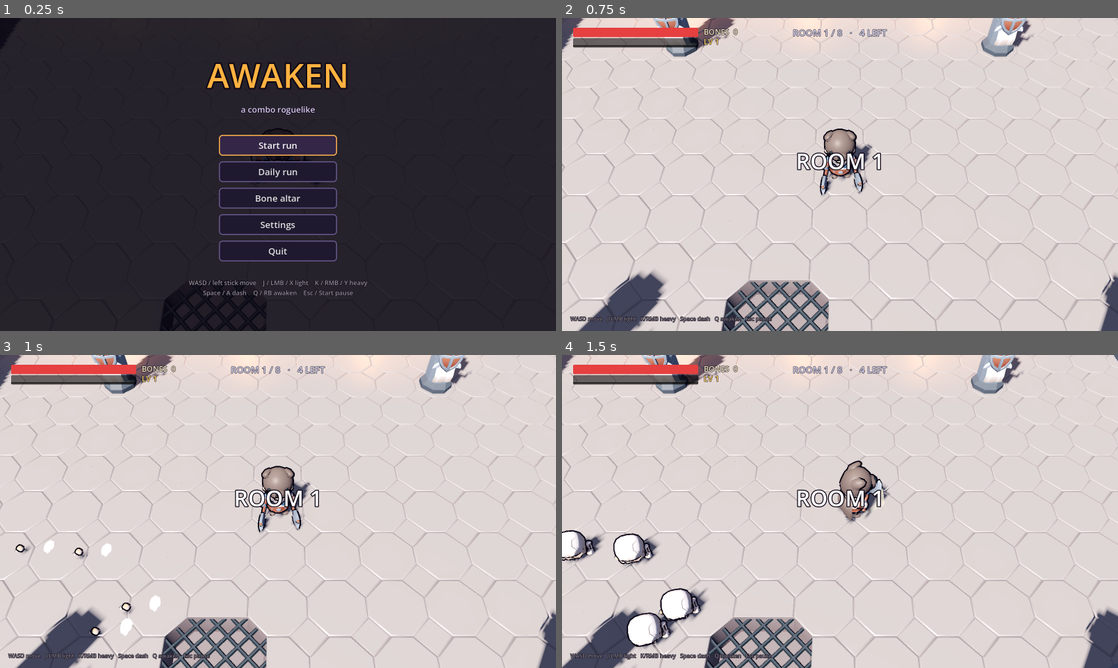
Above: before the commit, frames 1-4 (two rows, left to right).
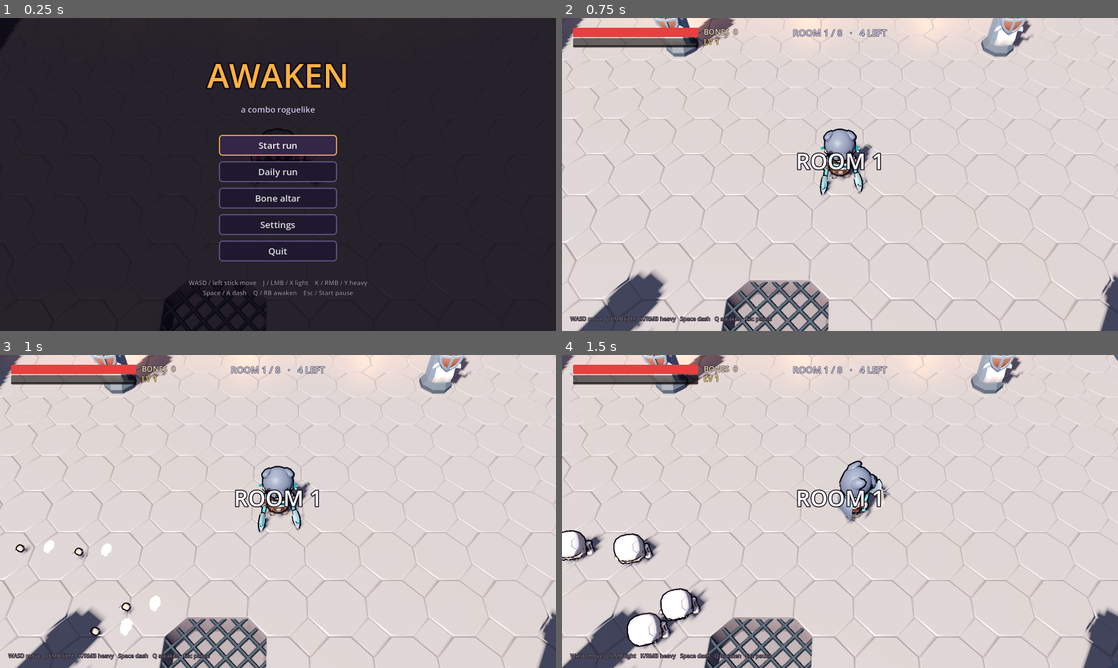
Above: after the commit, the same moments.

Repository: zakpruitt/no-name-game
Game: Godot game, scene res://scenes/main.tscn
Two runs of this game, one before a commit and one after it. Both use one fixed random seed, a clock stepped at 60 frames per second and the inputs below.
Inputs (mouse positions are in pixels of both pictures, inside the frame that each line leads up to):
- Up to frame 1 (0.25 s): no input
- Up to frame 2 (0.75 s): click "Start run" at 0.5 s
- Up to frame 3 (1 s): no input
- Up to frame 4 (1.5 s): tap Enter (restart) at 1.25 s; move the mouse to (962, 495) at 1.27 s; hold D (move_right) from 1.28 s (still down); tap Q (awaken) at 1.35 s; click (962, 495) at 1.42 s

The runs differ from the first frame. In frame 2, 0.6% of the frame differs, in the area x 4-54%, y 1-96%; in frame 3, 0.5%; in frame 4, 0.6%, in the area x 0-57%, y 13-98%.

Commit message:
feat: shaman look for the hero
Recolour the Barbarian into a wolf-pelt shaman (generated texture), add
feathers, a bead-and-fang necklace and glowing axe runes. Awakening is
ancestral gold until an Ascendancy recolours it, with element motes.
Adds tests/hero_preview.gd.

Diff:
--- a/scripts/ascendancy.gd
+++ b/scripts/ascendancy.gd
@@ -18,7 +18,7 @@
 		"desc": "Faster, quicker dashes, lightning every 3rd hit",
 		"speed": 1.25, "dash_cd": 0.5, "strike_every": 3, "strike_damage": 10.0, "strike_radius": 1.8,
 		"tempest_time": 2.2, "tempest_radius": 6.5, "tempest_pull": 7.0, "tempest_strikes": 8, "tempest_damage": 10.0},
-	"earth": {"name": "Earth", "title": "MAGMA ASCENDANT", "color": Color(1.0, 0.42, 0.12), "finisher": "Eruption",
+	"earth": {"name": "Earth", "title": "MAGMA ASCENDANT", "color": Color(1.0, 0.3, 0.08), "finisher": "Eruption",
 		"desc": "Tougher, heavy moves leave burning magma",
 		"armor": 0.45, "magma_damage": 5.0, "magma_tick": 0.4, "magma_time": 3.0, "magma_radius": 1.5,
 		"volcano_time": 2.6, "volcano_bombs": 12, "volcano_range": 8.0, "bomb_damage": 14.0, "bomb_radius": 2.2},
@@ -27,8 +27,8 @@
 		"chill_time": 2.0, "chill_slow": 0.55, "freeze_hits": 4, "freeze_time": 1.6, "shatter_mult": 1.5,
 		"glacier_radius": 6.5, "glacier_damage": 16.0, "glacier_freeze": 2.5, "glacier_spikes": 18},
 }
-## Awakening colour before an Ascendancy is chosen.
-const BASE_COLOR := Color(1.0, 0.55, 0.15)
+## Awakening colour before an Ascendancy is chosen (ancestral gold).
+const BASE_COLOR := Color(1.0, 0.78, 0.3)
 ## Moves that count as heavy for Earth's magma pools.
 const HEAVY_MOVES := ["H", "LH", "LLH", "CH", "AF"]
 
--- /dev/null
+++ b/scripts/hero_look.gd
@@ -0,0 +1,99 @@
+extends RefCounted
+## The shaman's look on top of the KayKit Barbarian: the recoloured texture
+## (tools/gen_shaman_texture.gd), feathers on the pelt hood, a bead-and-fang
+## necklace, and runes that shimmer on the axes. Positions are in the bone's
+## space; tune them with tests/hero_preview.gd.
+
+const TEXTURE := preload("res://assets/hero/shaman_texture.png")
+const RUNE_COLOR := Color(0.35, 0.95, 0.85)  # axe runes at rest (Awakening recolours the whole body)
+const RUNE_INTENSITY := 1.2
+const AXES := ["1H_Axe", "1H_Axe_Offhand"]
+const FEATHER_COLOR := Color(0.12, 0.55, 0.55)
+const FEATHER_TIP := Color(0.95, 0.93, 0.88)
+const BEAD_COLORS := [Color(0.92, 0.88, 0.78), Color(0.25, 0.78, 0.72)]  # bone, turquoise
+# [bone, position, rotation (degrees)] for each feather
+const FEATHERS := [
+	["head", Vector3(0.52, 0.42, -0.12), Vector3(15, 0, -150)],
+	["head", Vector3(0.56, 0.5, -0.02), Vector3(5, 0, -165)],
+	["head", Vector3(-0.52, 0.42, -0.12), Vector3(15, 0, 150)],
+]
+const NECKLACE_BONE := "chest"
+const NECKLACE_CENTER := Vector3(0.0, 0.3, 0.33)
+const NECKLACE_RADIUS := 0.26
+const NECKLACE_BEADS := 9
+
+static var _retextured := {}  # source material -> copy with the shaman texture
+
+
+## Dress `model` (a Barbarian.glb instance). Call before Fx.outline.
+static func dress(model: Node3D) -> void:
+	for mi: MeshInstance3D in model.find_children("*", "MeshInstance3D", true, false):
+		if mi.mesh == null:
+			continue
+		for i in mi.mesh.get_surface_count():
+			var src := mi.get_active_material(i)
+			if src is BaseMaterial3D:
+				if not _retextured.has(src):
+					var copy: BaseMaterial3D = src.duplicate()
+					copy.albedo_texture = TEXTURE
+					_retextured[src] = copy
+				mi.set_surface_override_material(i, _retextured[src])
+		if mi.name in AXES:
+			var rune: ShaderMaterial = Fx.rim_material().duplicate()
+			rune.set_shader_parameter("glow_color", RUNE_COLOR)
+			rune.set_shader_parameter("intensity", RUNE_INTENSITY)
+			mi.set_meta("rest_overlay", rune)
+			mi.material_overlay = rune
+	var skel: Skeleton3D = model.find_children("*", "Skeleton3D", true, false)[0]
+	for f: Array in FEATHERS:
+		_attach(skel, f[0], _feather(), f[1], f[2])
+	var beads := Node3D.new()
+	for i in NECKLACE_BEADS:
+		var t := float(i) / (NECKLACE_BEADS - 1)
+		var ang := lerpf(-1.1, 1.1, t)
+		var fang := i == NECKLACE_BEADS / 2
+		var b := MeshInstance3D.new()
+		var s := SphereMesh.new()
+		s.radius = 0.045 if not fang else 0.04
+		s.height = s.radius * (2.0 if not fang else 4.5)
+		b.mesh = s
+		b.material_override = _mat(BEAD_COLORS[0] if fang or i % 2 == 0 else BEAD_COLORS[1])
+		b.position = Vector3(sin(ang) * NECKLACE_RADIUS, -absf(sin(ang)) * 0.06 - (0.06 if fang else 0.0), cos(ang) * NECKLACE_RADIUS * 0.6)
+		beads.add_child(b)
+	_attach(skel, NECKLACE_BONE, beads, NECKLACE_CENTER, Vector3.ZERO)
+
+
+static func _feather() -> Node3D:
+	var f := Node3D.new()
+	var vane := MeshInstance3D.new()
+	var s := SphereMesh.new()
+	s.radius = 0.5
+	s.height = 1.0
+	vane.mesh = s
+	vane.scale = Vector3(0.11, 0.42, 0.025)
+	vane.position.y = 0.2
+	vane.material_override = _mat(FEATHER_COLOR)
+	f.add_child(vane)
+	var tip := MeshInstance3D.new()
+	tip.mesh = s
+	tip.scale = Vector3(0.08, 0.12, 0.03)
+	tip.position.y = 0.38
+	tip.material_override = _mat(FEATHER_TIP)
+	f.add_child(tip)
+	return f
+
+
+static func _attach(skel: Skeleton3D, bone: String, node: Node3D, pos: Vector3, rot_deg: Vector3) -> void:
+	var at := BoneAttachment3D.new()
+	at.bone_name = bone
+	skel.add_child(at)
+	node.position = pos
+	node.rotation_degrees = rot_deg
+	at.add_child(node)
+
+
+static func _mat(c: Color) -> StandardMaterial3D:
+	var m := StandardMaterial3D.new()
+	m.albedo_color = c
+	m.roughness = 0.8
+	return m
--- a/scripts/player.gd
+++ b/scripts/player.gd
@@ -12,6 +12,7 @@
 
 const MODEL := preload("res://assets/kaykit/characters/Barbarian.glb")
 const TRAIL := preload("res://scripts/weapon_trail.gd")
+const HERO_LOOK := preload("res://scripts/hero_look.gd")
 const TRAIL_MESHES := ["1H_Axe", "1H_Axe_Offhand"]
 const HIDDEN_MESHES := ["Barbarian_Round_Shield", "2H_Axe", "Mug"]
 const LOOPING := ["Idle", "Running_A", "2H_Melee_Idle"]
@@ -153,6 +154,8 @@
 var element_procs := 0  # lightning strikes, magma pools, freezes (autotest)
 var _wind_hits := 0
 var _aura: CPUParticles3D
+var _meshes: Array[Node] = []
+var _awaken_rim: ShaderMaterial
 var _trails: Array = []
 var _ghost_t := 0.0
 var _since_dash := 99.0
@@ -183,7 +186,10 @@
 
 	model = MODEL.instantiate()
 	add_child(model)
+	HERO_LOOK.dress(model)
 	Fx.outline(model)
+	_meshes = model.find_children("*", "MeshInstance3D", true, false)
+	_awaken_rim = Fx.rim_material().duplicate()
 	for mi in model.find_children("*", "MeshInstance3D", true, false):
 		if mi.name in HIDDEN_MESHES:
 			mi.visible = false
@@ -219,7 +225,9 @@
 	dot.radius = 0.06
 	dot.height = 0.12
 	_aura.mesh = dot
-	_aura.material_override = Ascendancy.glow_mat(Color.WHITE)
+	var aura_mat := Ascendancy.glow_mat(Color.WHITE)
+	aura_mat.vertex_color_use_as_albedo = true
+	_aura.material_override = aura_mat
 	_aura.position.y = 1.0
 	add_child(_aura)
 	add_child(_awaken_light)
@@ -245,6 +253,10 @@
 
 func _physics_process(delta: float) -> void:
 	_tick_timers(delta)
+	# Fx.flash clears overlays on hit; put the Awakening rim or axe runes back.
+	for mi: MeshInstance3D in _meshes:
+		if mi.material_overlay == null and (awakened or mi.has_meta("rest_overlay")):
+			mi.material_overlay = _awaken_rim if awakened else _rest_overlay(mi)
 	_read_input()
 
 	if not is_on_floor():
@@ -844,6 +856,11 @@
 			e.take_hit(10.0, to.normalized() * 12.0, 5.0, true)
 
 
+## The overlay a mesh wears when not Awakened (HERO_LOOK's axe runes), or null.
+func _rest_overlay(mi: MeshInstance3D) -> Material:
+	return mi.get_meta("rest_overlay") if mi.has_meta("rest_overlay") else null
+
+
 ## A tuning number of the chosen Ascendancy path, or `fallback` without one.
 func _path(key: String, fallback: float) -> float:
 	return Ascendancy.PATHS[ascendancy].get(key, fallback) if ascendancy != "" else fallback
@@ -920,12 +937,9 @@
 	tw.tween_property(_awaken_light, "light_energy", 3.0 if on else 0.0, 0.2)
 	var c := Ascendancy.color(ascendancy)
 	_awaken_light.light_color = c
-	var rim: ShaderMaterial = Fx.rim_material()
-	if ascendancy != "":
-		rim = rim.duplicate()
-		rim.set_shader_parameter("glow_color", c)
-	for mi in model.find_children("*", "MeshInstance3D", true, false):
-		mi.material_overlay = rim if on else null
+	_awaken_rim.set_shader_parameter("glow_color", c)
+	for mi: MeshInstance3D in _meshes:
+		mi.material_overlay = _awaken_rim if on else _rest_overlay(mi)
 	for trail in _trails:
 		trail.color = Color(c, 0.9) if on else Color(1.0, 0.95, 0.8, 0.8)
 	_aura.color = c
--- /dev/null
+++ b/tests/hero_preview.gd
@@ -0,0 +1,46 @@
+extends SceneTree
+## Close-up of the hero for look changes: front and back, then Awakened in
+## each Ascendancy (base, wind, earth, water). Saves user://hero_preview.png.
+## Run: godot --path . -s tests/hero_preview.gd
+
+func _initialize() -> void:
+	await process_frame
+	get_root().get_node("Game").save_hints = false
+	var root3d := Node3D.new()
+	get_root().add_child(root3d)
+	var env := WorldEnvironment.new()
+	env.environment = Environment.new()
+	env.environment.background_mode = Environment.BG_COLOR
+	env.environment.background_color = Color(0.16, 0.14, 0.2)
+	env.environment.ambient_light_source = Environment.AMBIENT_SOURCE_COLOR
+	env.environment.ambient_light_color = Color(0.6, 0.6, 0.65)
+	root3d.add_child(env)
+	var cam := Camera3D.new()
+	root3d.add_child(cam)
+	cam.fov = 32.0
+	cam.look_at_from_position(Vector3(0, 3.2, 9.5), Vector3(0, 1.0, 0), Vector3.UP)
+	var light := DirectionalLight3D.new()
+	root3d.add_child(light)
+	light.rotation_degrees = Vector3(-40, 25, 0)
+	var floor_mesh := MeshInstance3D.new()
+	var pm := PlaneMesh.new()
+	pm.size = Vector2(30, 30)
+	floor_mesh.mesh = pm
+	root3d.add_child(floor_mesh)
+	var player_s: GDScript = load("res://scripts/player.gd")
+	var looks := [["", false, 0.0], ["", false, PI], ["", true, 0.0], ["wind", true, 0.0], ["earth", true, 0.0], ["water", true, 0.0]]
+	for i in looks.size():
+		var p: Node3D = player_s.new()
+		root3d.add_child(p)
+		p.position = Vector3((i - (looks.size() - 1) * 0.5) * 1.75, 0, 0)
+		p.set_physics_process(false)
+		p.model.rotation.y = looks[i][2]
+		if looks[i][0] != "":
+			p.ascend(looks[i][0])
+		if looks[i][1]:
+			p._set_awakened(true)
+		p.anim.play("2H_Melee_Idle")
+	await create_timer(0.8).timeout
+	get_root().get_texture().get_image().save_png("user://hero_preview.png")
+	print("saved ", ProjectSettings.globalize_path("user://hero_preview.png"))
+	quit()
--- /dev/null
+++ b/tools/gen_shaman_texture.gd
@@ -0,0 +1,50 @@
+extends SceneTree
+## Recolours the KayKit Barbarian's palette texture into the shaman's
+## (assets/hero/shaman_texture.png, used by scripts/hero_look.gd). The texture
+## is an 8x4 grid of 128x256px swatches; each mesh part samples one swatch, so
+## recolouring a swatch recolours that part. Shading inside a swatch is kept
+## (each pixel keeps its brightness relative to the swatch's average).
+## Edit RECOLOR and rerun:
+##   godot --headless --path . -s tools/gen_shaman_texture.gd
+##   godot --headless --import --path .
+
+const SRC := "res://assets/kaykit/characters/Barbarian_barbarian_texture.png"
+const OUT := "res://assets/hero/shaman_texture.png"
+const SWATCH_W := 128
+const SWATCH_H := 256
+# "col,row": target colour. Which parts use each swatch (from the mesh UVs):
+#   7,0 hat pelt, cape, body fur   2,1 white fur trims, hat teeth
+#   0,1 shirt   1,1 sleeves   6,0 straps, bracers, gloves   7,1 trousers
+#   1,0 beard   0,0 skin      3,2 boots   2,2 axe handles   5,1 axe wraps
+const RECOLOR := {
+	"7,0": Color(0.4, 0.43, 0.48),  # grey wolf pelt
+	"0,1": Color(0.1, 0.42, 0.42),  # deep teal shirt
+	"1,1": Color(0.13, 0.33, 0.36),  # darker teal sleeves
+	"6,0": Color(0.38, 0.24, 0.16),  # dark leather
+	"7,1": Color(0.24, 0.23, 0.28),  # charcoal trousers
+	"1,0": Color(0.24, 0.18, 0.15),  # dark braided beard
+	"2,2": Color(0.32, 0.22, 0.15),  # wooden axe handles
+	"5,1": Color(0.25, 0.78, 0.72),  # turquoise axe wraps
+}
+
+
+func _initialize() -> void:
+	var img := Image.load_from_file(ProjectSettings.globalize_path(SRC))
+	img.convert(Image.FORMAT_RGBA8)
+	for key: String in RECOLOR:
+		var cx := key.get_slice(",", 0).to_int() * SWATCH_W
+		var cy := key.get_slice(",", 1).to_int() * SWATCH_H
+		var mean := 0.0
+		for y in SWATCH_H:
+			for x in SWATCH_W:
+				mean += img.get_pixel(cx + x, cy + y).get_luminance()
+		mean = maxf(mean / (SWATCH_W * SWATCH_H), 0.01)
+		var target: Color = RECOLOR[key]
+		for y in SWATCH_H:
+			for x in SWATCH_W:
+				var k := clampf(img.get_pixel(cx + x, cy + y).get_luminance() / mean, 0.0, 2.5)
+				img.set_pixel(cx + x, cy + y, Color(minf(target.r * k, 1.0), minf(target.g * k, 1.0), minf(target.b * k, 1.0)))
+	DirAccess.make_dir_recursive_absolute(ProjectSettings.globalize_path(OUT.get_base_dir()))
+	img.save_png(ProjectSettings.globalize_path(OUT))
+	print("[shaman] wrote ", OUT)
+	quit()
Binary file added: assets/hero/shaman_texture.png
Not shown, added: assets/hero/shaman_texture.png.import
Not shown, added: scripts/hero_look.gd.uid
Not shown, added: tests/ascend_check.gd.uid
Not shown, added: tests/hero_preview.gd.uid
Not shown, added: tools/gen_shaman_texture.gd.uid
Not shown, added: tools/wiki_data.gd.uid
Not shown, changed: CLAUDE.md
Not shown, changed: ROADMAP.md
